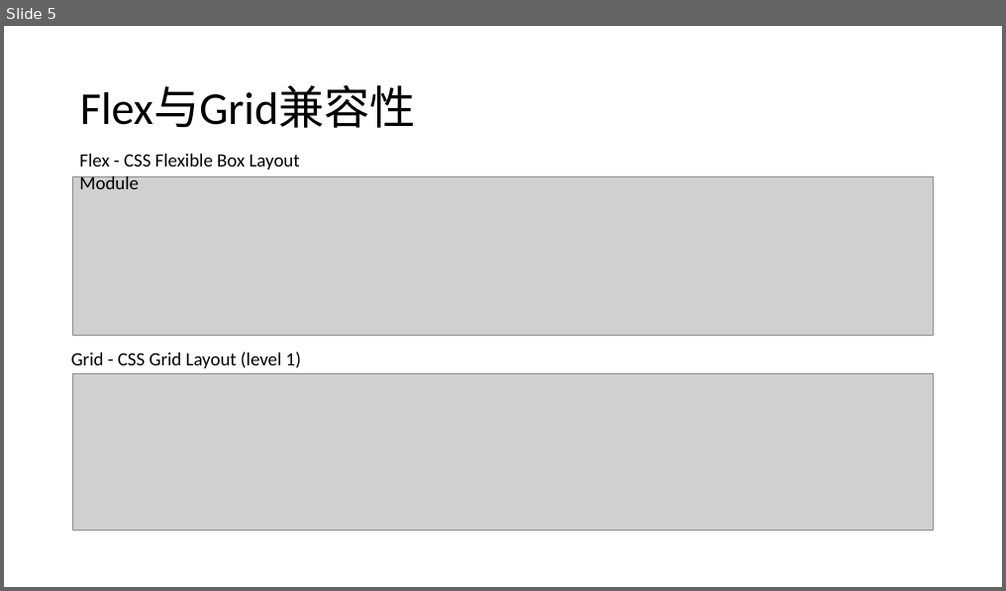
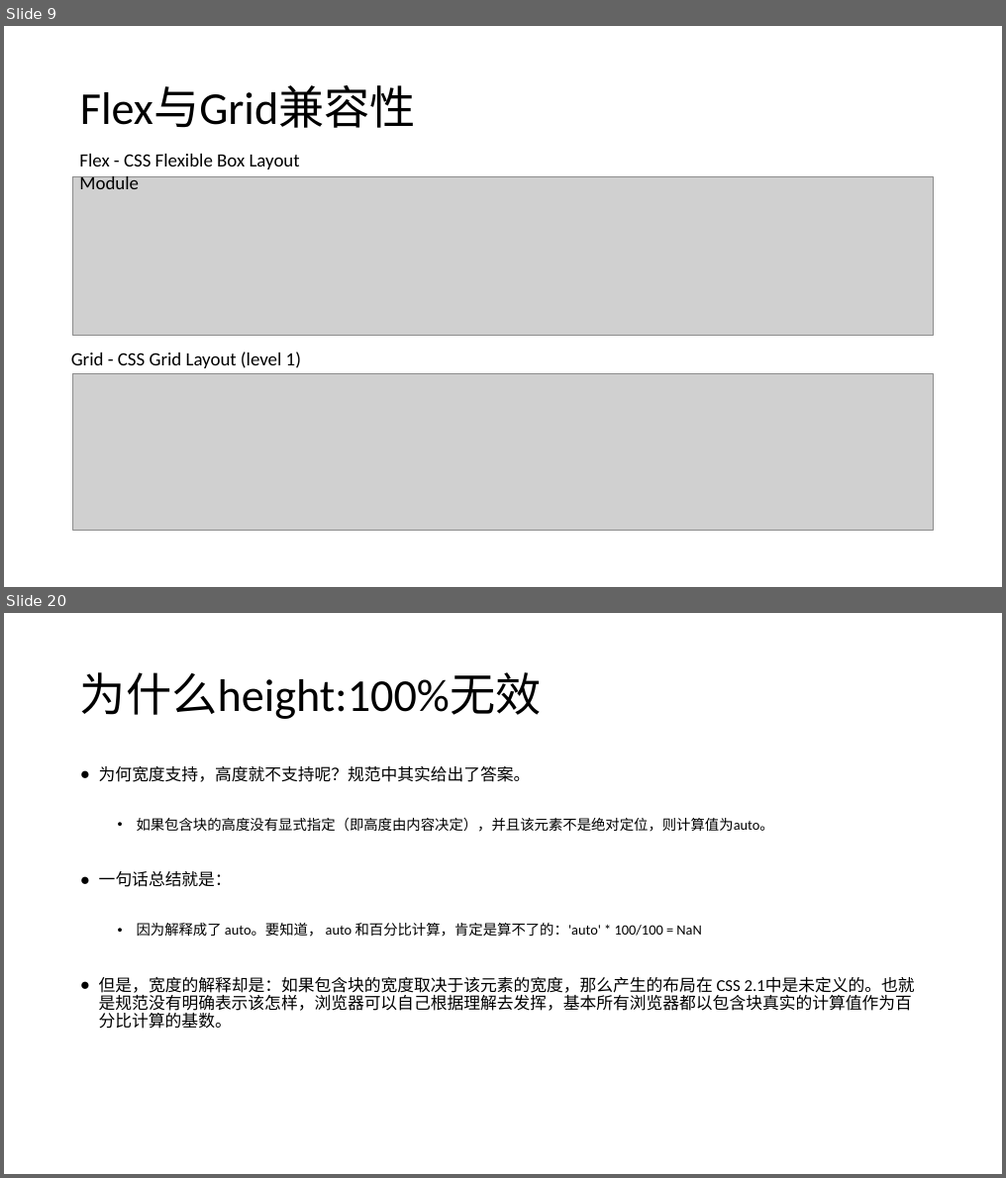
Before and after one commit to FBmm/Frontend-blog, a slide deck: CSS/css分享/css分享 - 常见CSS布局最佳实践.pptx. Shown one above the other, each under a label of ours: slide 5 before the commit, slides 9 and 20 after it; the slides between them are not shown. The pictures are 1006x591 and 1006x1178 pixels, drawn with LibreOffice and Linux fonts; fonts in the diff are those of the drawing; grey boxes stand for pictures. Boxes give left, top, right and bottom in pixels: in the first picture for what was removed or moved away, otherwise in the second. Text is boxed around its words. In the diff, an @@ line names an element or a change of style, - is before the commit and + after.

```diff
--- a/CSS/css分享/css分享 - 常见CSS布局最佳实践.pptx
+++ b/CSS/css分享/css分享 - 常见CSS布局最佳实践.pptx
@@ slide 20 added at <box>4,613,1002,1174</box>, background #FFFFFF @@
@@ title added at <box>80,672,542,719</box>, 44 pt, text #000000 @@
+为什么height:100%无效
@@ text added at <box>99,766,915,1029</box>, 16 pt, text #000000 @@
+● 为何宽度支持，高度就不支持呢？规范中其实给出了答案。
+  • 如果包含块的高度没有显式指定（即高度由内容决定），并且该元素不是绝对定位，则计算值为auto。
+● 一句话总结就是：
+  • 因为解释成了 auto。要知道， auto 和百分比计算，肯定是算不了的：'auto' * 100/100 = NaN
+● 但是，宽度的解释却是：如果包含块的宽度取决于该元素的宽度，那么产生的布局在 CSS 2.1中是未定义的。也就是规范没有明确表示该怎样，浏览器可以自己根据理解去发挥，基本所有浏览器都以包含块真实的计算值作为百分比计算的基数。
@@ what was slide 5 is now slide 9 @@
```
Also in this commit, not shown: 12 slides changed, 7 other slides added, 16 other files.
